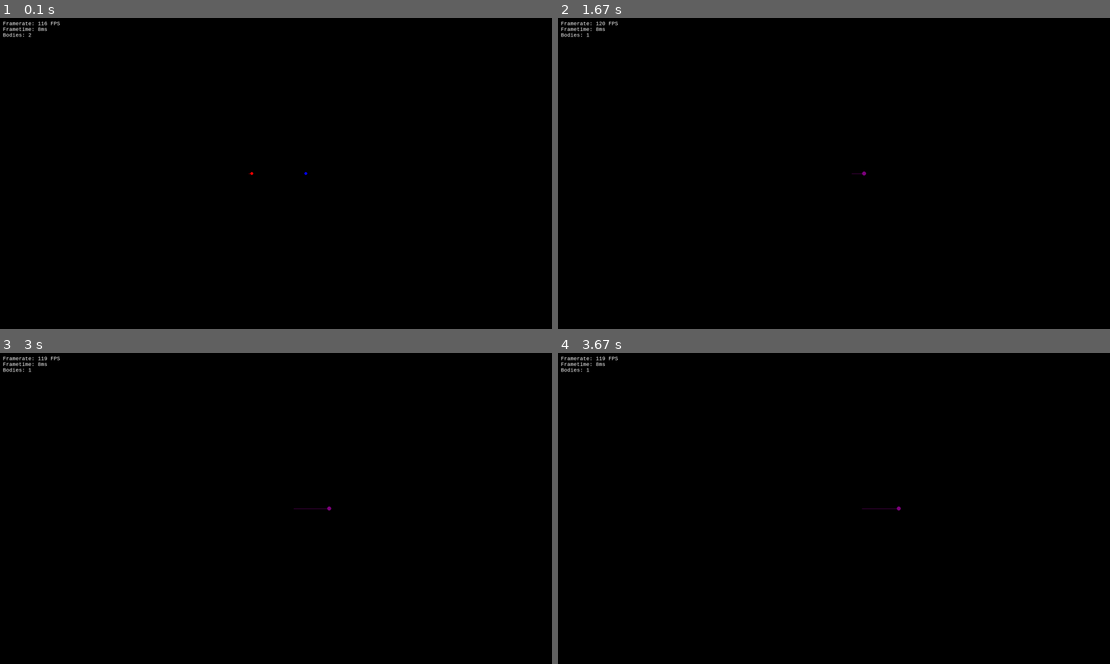
Above: before the commit, frames 1-4 (two rows, left to right).
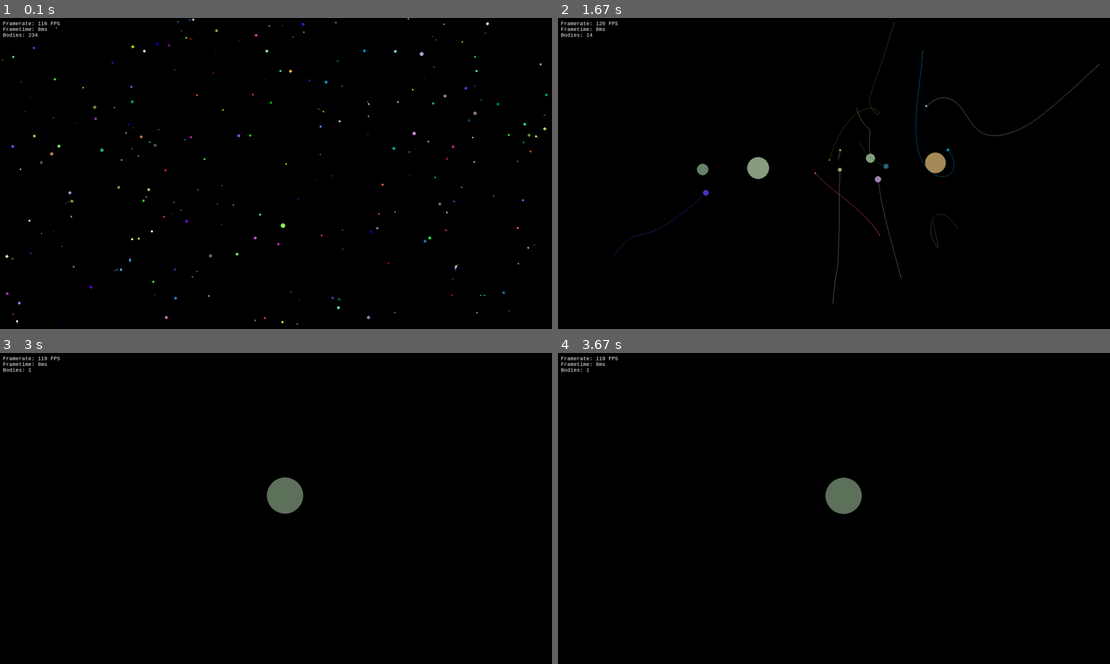
Above: after the commit, the same moments.

Repository: aydanthompson/gravity-simulator-pygame
Game: pygame game, started from main.py
Two runs of this game, one before a commit and one after it. Both use one fixed random seed, a clock stepped at 60 frames per second and the inputs below.
Inputs:
- Up to frame 1 (0.1 s): no input
- Up to frame 2 (1.67 s): no input
- Up to frame 3 (3 s): tap Enter every 0.33 s from 1.83 to 2.83 s
- Up to frame 4 (3.67 s): tap Enter at 3.17, 3.5 s

The runs differ from the first frame. In frame 1, 0.7% of the frame differs, in the area x 0-100%, y 0-99%; in frame 2, 1.1%, in the area x 5-99%, y 1-92%; in frame 3, 0.6%; in frame 4, 0.6%.

Commit message:
Presets now available

Diff:
--- a/main.py
+++ b/main.py
@@ -1,4 +1,5 @@
 import math
+from random import randint
 import sys
 
 import pygame
@@ -164,27 +165,37 @@
     window = pygame.display.set_mode(WINDOW_SIZE)
     pygame.display.set_caption("Gravity Simulator")
 
-    # Add the various bodies.
-    bodies: list["Body"] = []
-    bodies.append(
-        Body(
-            "red",
-            mass=100,
-            position_x=(WINDOW_SIZE[0] / 2) - 100,
-            position_y=WINDOW_SIZE[1] / 2,
-            color=(255, 0, 0),
-            velocity_x=1,
-        )
-    )
-    bodies.append(
-        Body(
-            "blue",
-            mass=100,
-            position_x=(WINDOW_SIZE[0] / 2) + 100,
-            position_y=WINDOW_SIZE[1] / 2,
-            color=(0, 0, 255),
-        )
-    )
+    presets = {
+        "momentum-demo": [
+            Body(
+                "red",
+                mass=100,
+                position_x=(WINDOW_SIZE[0] / 2) - 100,
+                position_y=WINDOW_SIZE[1] / 2,
+                color=(255, 0, 0),
+                velocity_x=1,
+            ),
+            Body(
+                "blue",
+                mass=100,
+                position_x=(WINDOW_SIZE[0] / 2) + 100,
+                position_y=WINDOW_SIZE[1] / 2,
+                color=(0, 0, 255),
+            ),
+        ],
+        "random": [
+            Body(
+                i,
+                mass=randint(1, 100),
+                position_x=randint(0, WINDOW_SIZE[0]),
+                position_y=randint(0, WINDOW_SIZE[1]),
+                color=(randint(0, 255), randint(0, 255), randint(0, 255)),
+            )
+            for i in range(250)
+        ],
+    }
+    # Select the setup you wish to run.
+    bodies: list["Body"] = presets["random"]
 
     clock = pygame.time.Clock()
     timestep = 1
